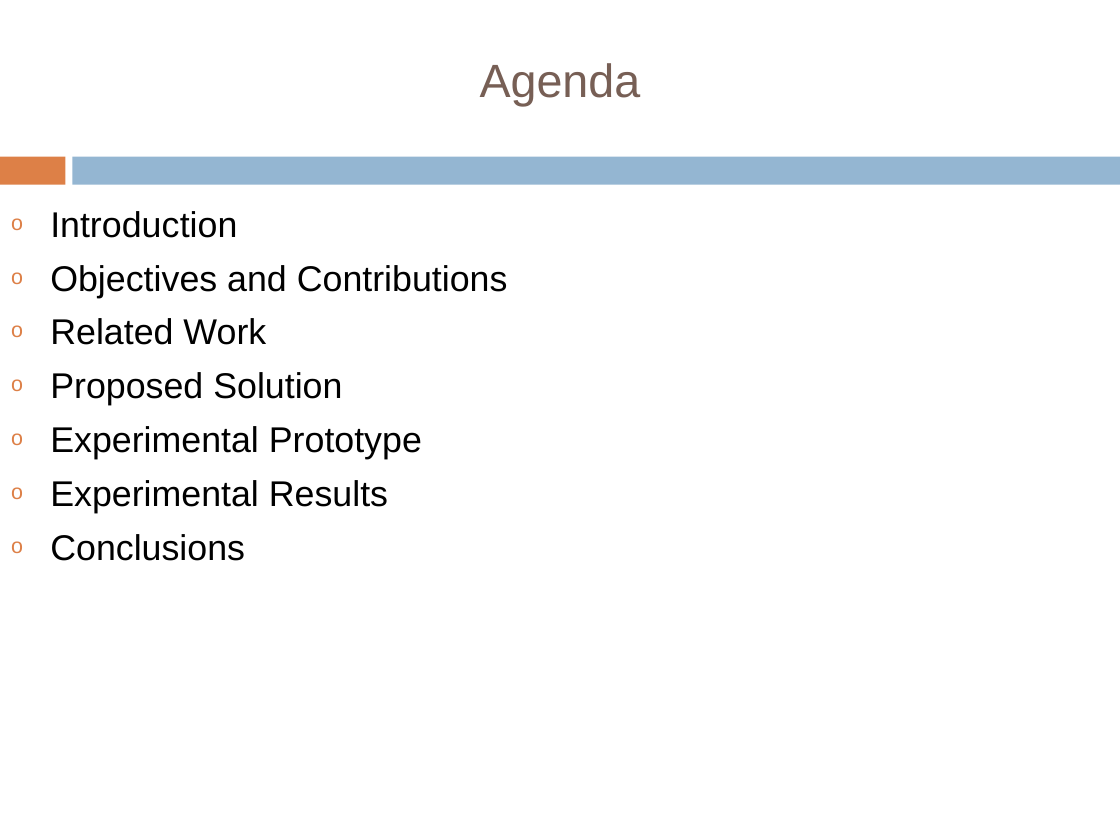
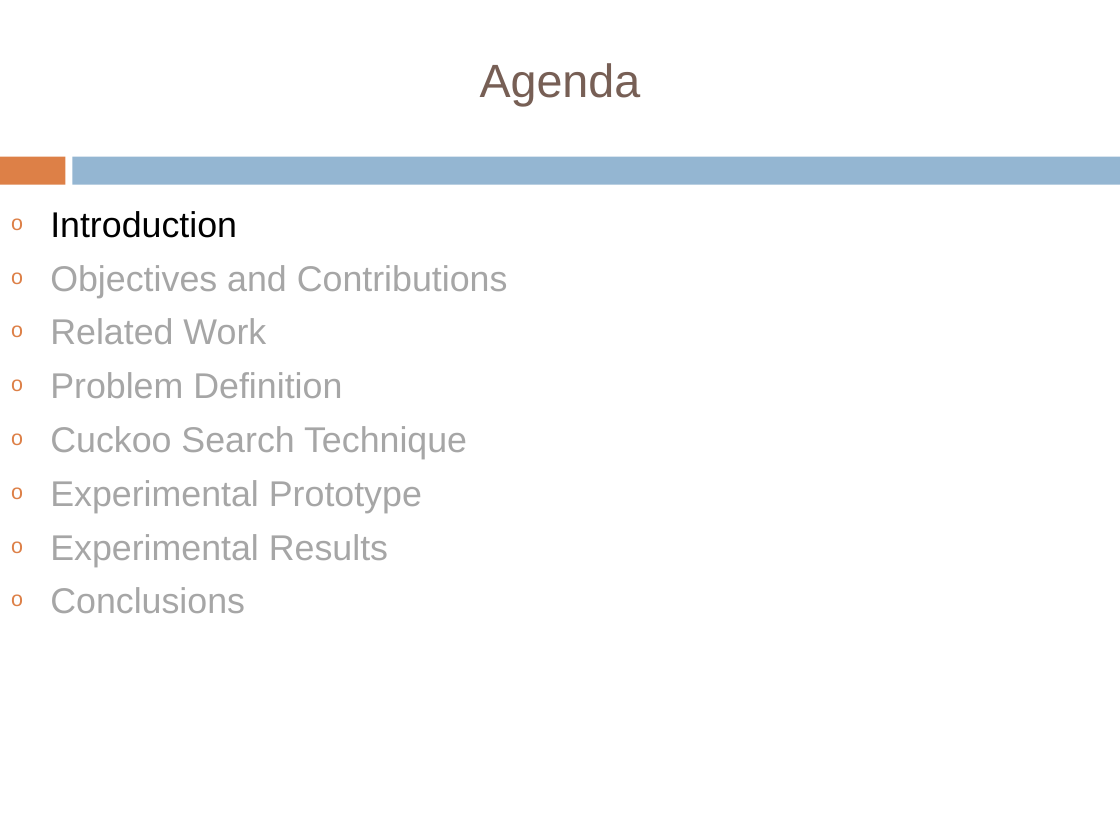
Before and after one commit to tiberiu-b/Diet4EldersDocumentation, a slide deck: slide 2 of Prezentare/TiberiuBoros.pptx. Drawn at 1120x840 pixels with LibreOffice and Linux fonts; fonts in the diff are those of the drawing; background and template pictures are left out. Boxes give left, top, right and bottom in pixels: in the first picture for what was removed or moved away, otherwise in the second. Text is boxed around its words. In the diff, an @@ line names an element or a change of style, - is before the commit and + after.

```diff
--- a/Prezentare/TiberiuBoros.pptx
+++ b/Prezentare/TiberiuBoros.pptx
@@ text at [50,265,508,613]: text colour #000000 to #A6A6A6 in "Objectives and Contributions", "Related Work", "Experimental Prototype", "Experimental Results" and 1 more places @@
@@ text at [50,372,467,459]: text changed; text colour #000000 to #A6A6A6 @@
-o Proposed Solution
+o Problem Definition
+o Cuckoo Search Technique
```
Also in this commit, not shown: 10 other slides changed, 15 slides added, 1 slide removed, 1 other file.
